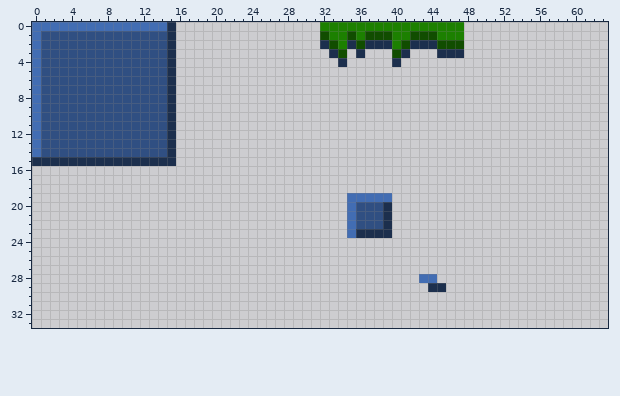
Pixel-art file -- assets/tiles/tilesets/8px/ruins_tilemap.ase. Above, as it was before the edit.
64x64 pixels, 1 frame. Shown: x 0..63, y 0..33.
New version:
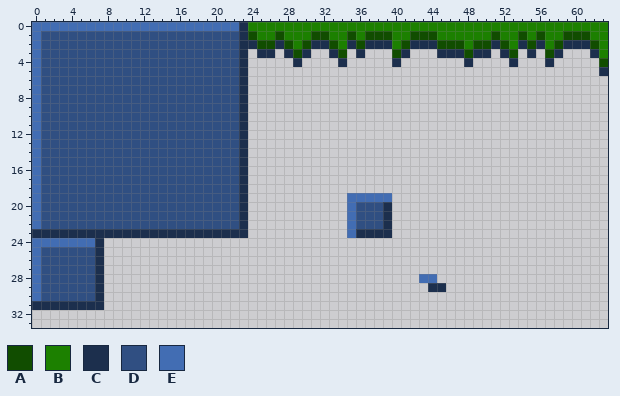
Palette (. is transparent): A #114d00  B #1c8000  C #1c2f4d  D #304f82  E #426db3
The exact change:
Changed rows in their new state; - is an unchanged pixel.
first column x 0:
 0 ---------------EEEEEEEECBBBBBBBB----------------BBBBBBBBBBBBBBBB
 1 ---------------DDDDDDDDCABBABBBA----------------BBBABBABABBAAABB
 2 ---------------DDDDDDDDCCAACABAC----------------BAACABCACBACCCAB
 3 ---------------DDDDDDDDC-CC-CAC-----------------ACC-CA-C-AC---CB
 4 ---------------DDDDDDDDC-----C------------------C----C---C-----A
 5 ---------------DDDDDDDDC---------------------------------------C
 6 ---------------DDDDDDDDC----------------------------------------
 7 ---------------DDDDDDDDC----------------------------------------
 8 ---------------DDDDDDDDC----------------------------------------
 9 ---------------DDDDDDDDC----------------------------------------
10 ---------------DDDDDDDDC----------------------------------------
11 ---------------DDDDDDDDC----------------------------------------
12 ---------------DDDDDDDDC----------------------------------------
13 ---------------DDDDDDDDC----------------------------------------
14 ---------------DDDDDDDDC----------------------------------------
15 EDDDDDDDDDDDDDDDDDDDDDDC----------------------------------------
16 EDDDDDDDDDDDDDDDDDDDDDDC----------------------------------------
17 EDDDDDDDDDDDDDDDDDDDDDDC----------------------------------------
18 EDDDDDDDDDDDDDDDDDDDDDDC----------------------------------------
19 EDDDDDDDDDDDDDDDDDDDDDDC----------------------------------------
20 EDDDDDDDDDDDDDDDDDDDDDDC----------------------------------------
21 EDDDDDDDDDDDDDDDDDDDDDDC----------------------------------------
22 EDDDDDDDDDDDDDDDDDDDDDDC----------------------------------------
23 CCCCCCCCCCCCCCCCCCCCCCCC----------------------------------------
24 EEEEEEEC--------------------------------------------------------
25 EDDDDDDC--------------------------------------------------------
26 EDDDDDDC--------------------------------------------------------
27 EDDDDDDC--------------------------------------------------------
28 EDDDDDDC--------------------------------------------------------
29 EDDDDDDC--------------------------------------------------------
30 EDDDDDDC--------------------------------------------------------
31 CCCCCCCC--------------------------------------------------------
